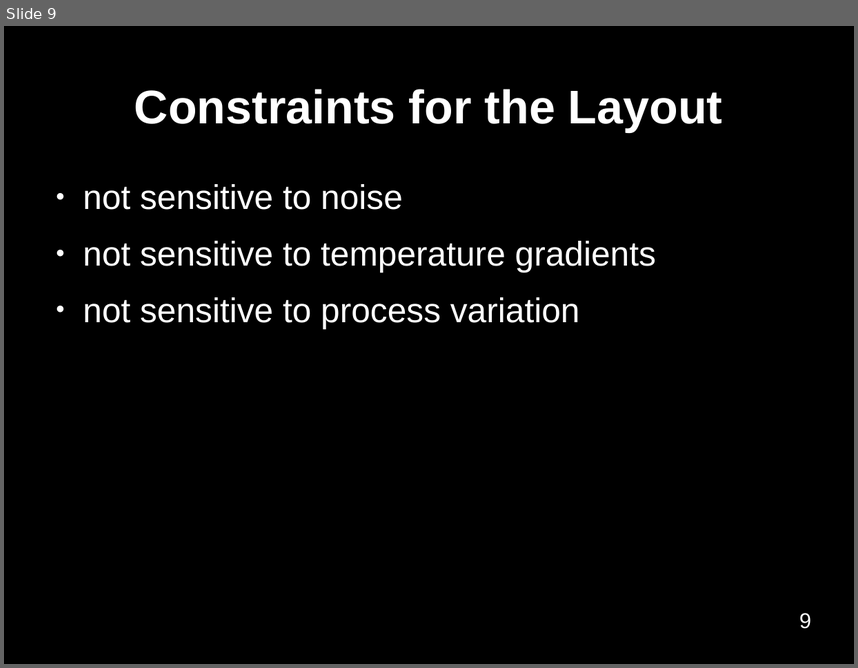
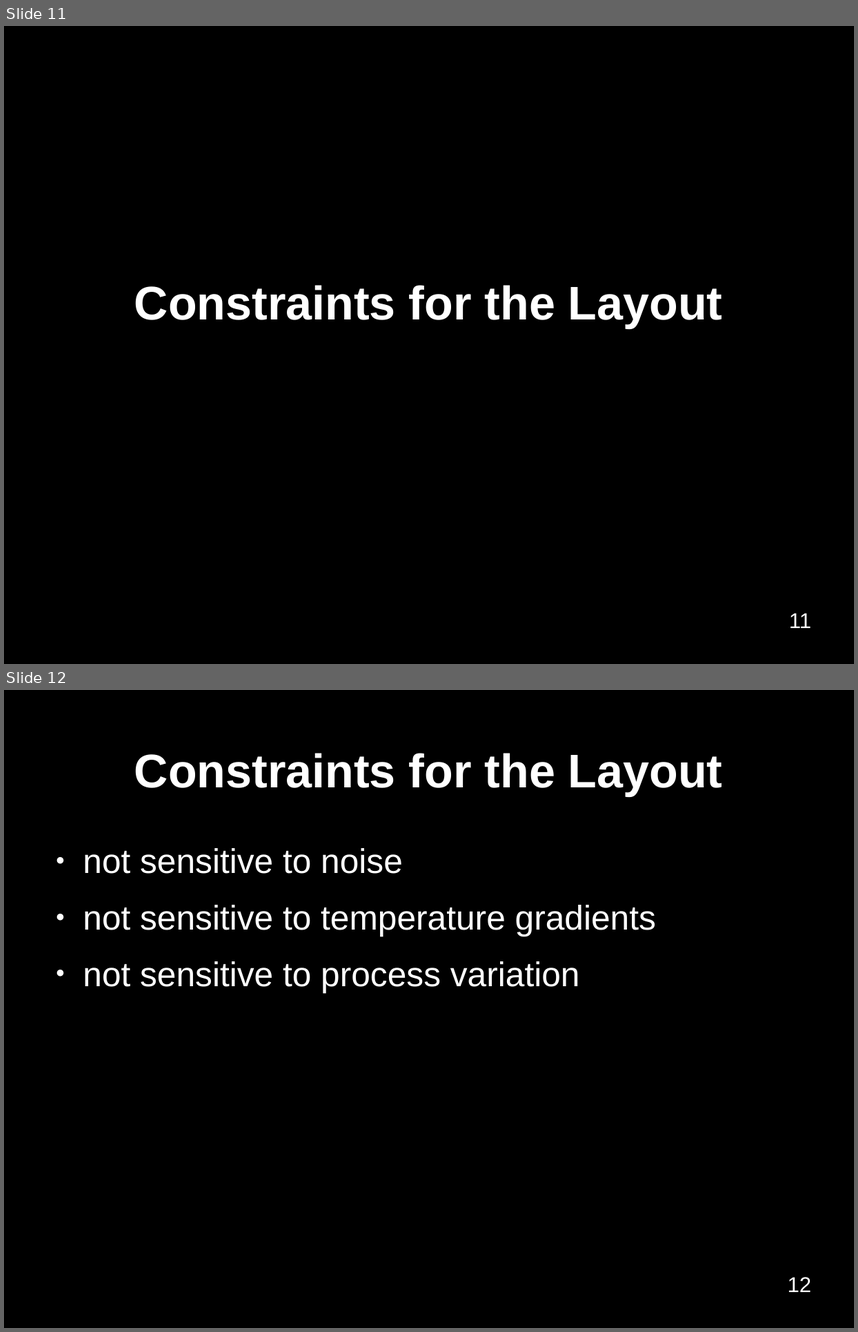
Before and after one commit to benediktibk/bachelorthesis, a slide deck: presentation.odp. Shown one above the other, each under a label of ours: slide 9 before the commit, slides 11 and 12 after it. The pictures are 858x668 and 858x1332 pixels, drawn with LibreOffice and Linux fonts; fonts in the diff are those of the drawing; background and template pictures are left out. Boxes give left, top, right and bottom in pixels: in the first picture for what was removed or moved away, otherwise in the second. Text is boxed around its words. In the diff, an @@ line names an element or a change of style, - is before the commit and + after.

```diff
--- a/presentation.odp
+++ b/presentation.odp
@@ slide 11 added at <box>4,26,854,664</box>, background #000000 @@
@@ title added at <box>134,285,723,328</box>, 44 pt, text #FFFFFF, bold @@
+Constraints for the Layout
@@ page number added at <box>789,612,811,628</box>, 20 pt, text #FFFFFF @@
+11
@@ what was slide 9 is now slide 12 @@
@@ page number at <box>788,1276,812,1292</box>: text changed @@
-9
+12
```
Also in this commit, not shown: 9 slides changed, 9 other slides added, 2 slides removed.
